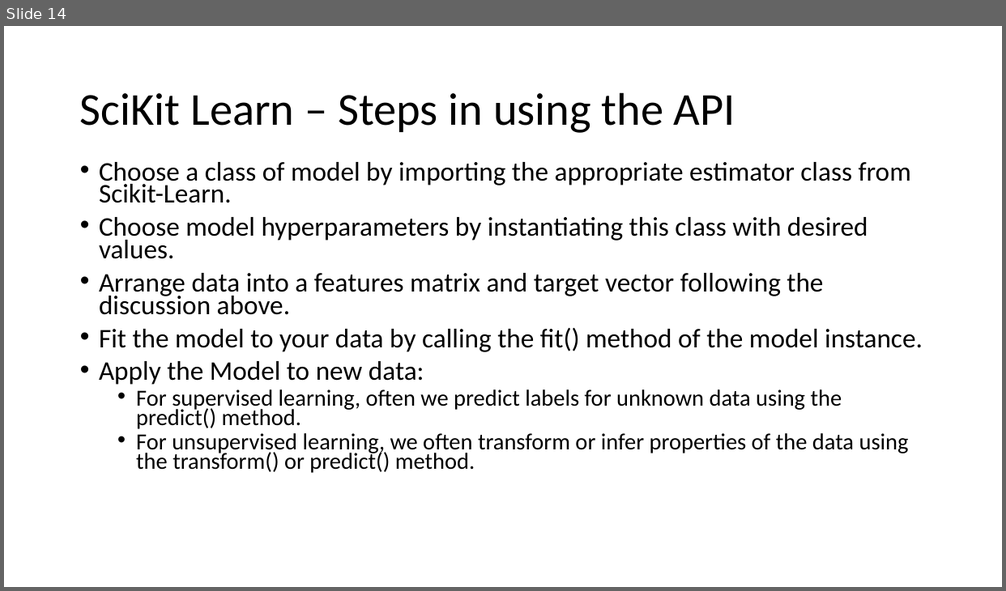
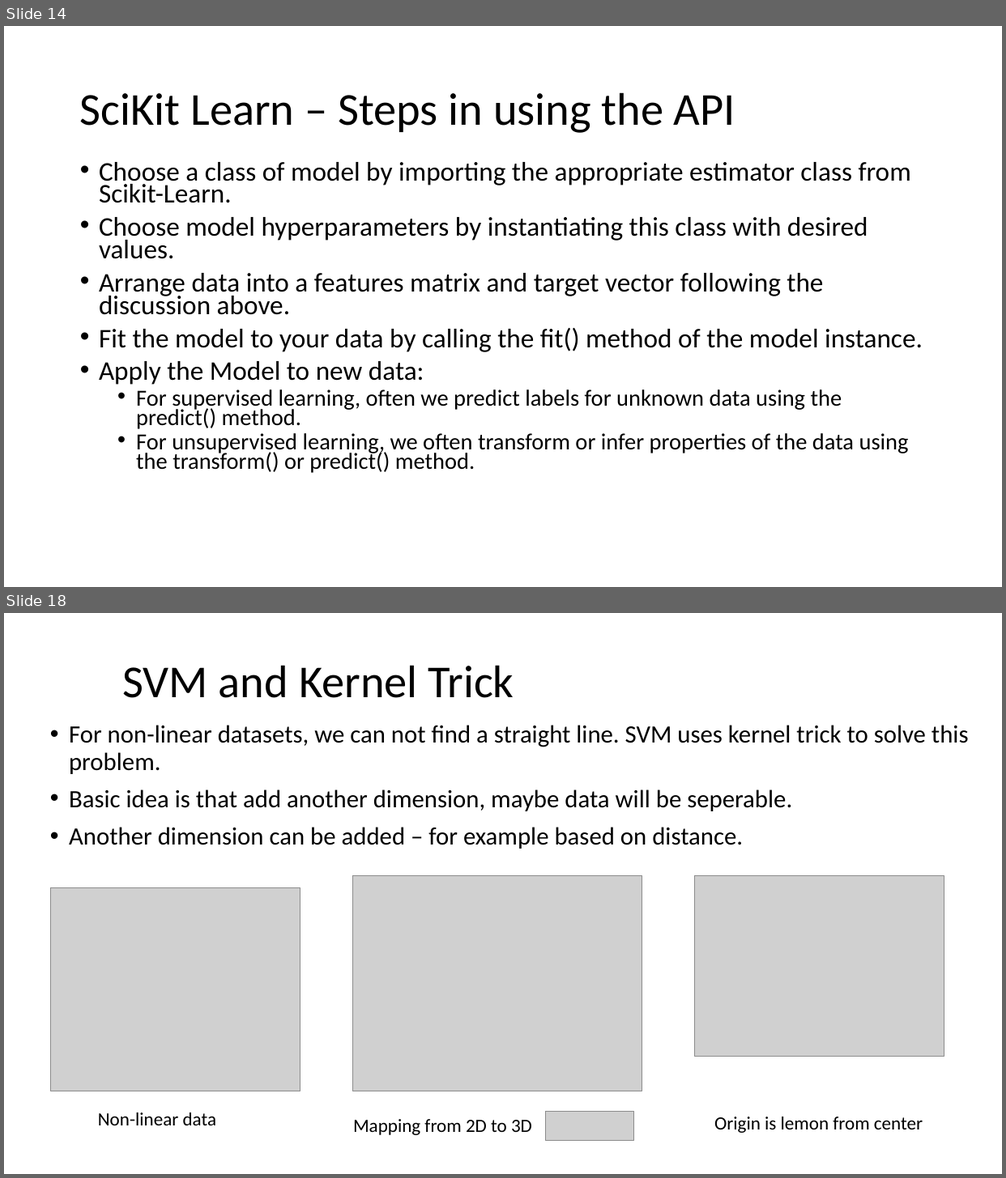
Before and after one commit to ppawar/ppawar.github.io, a slide deck: Spring2020/CSE351-S20/lectures/Python for Data Science - JakeVanderPlas.pptx. Shown one above the other, each under a label of ours: slide 14 before the commit, slides 14 and 18 after it; the slides between them are not shown. The pictures are 1006x591 and 1006x1178 pixels, drawn with LibreOffice and Linux fonts; fonts in the diff are those of the drawing; grey boxes stand for pictures. Boxes give left, top, right and bottom in pixels: in the first picture for what was removed or moved away, otherwise in the second. Text is boxed around its words. In the diff, an @@ line names an element or a change of style, - is before the commit and + after.

```diff
--- a/Spring2020/CSE351-S20/lectures/Python for Data Science - JakeVanderPlas.pptx
+++ b/Spring2020/CSE351-S20/lectures/Python for Data Science - JakeVanderPlas.pptx
@@ slide 18 added at box(4, 613, 1002, 1174), background #FFFFFF @@
@@ title added at box(122, 665, 513, 698), 44 pt, text #000000 @@
+SVM and Kernel Trick
@@ text added at box(69, 725, 969, 849), 24 pt, text #000000 @@
+• For non-linear datasets, we can not find a straight line. SVM uses kernel trick to solve this problem.
+• Basic idea is that add another dimension, maybe data will be seperable.
+• Another dimension can be added – for example based on distance.
@@ picture added at box(353, 876, 641, 1093) @@
@@ picture added at box(694, 876, 944, 1057) @@
@@ picture added at box(50, 888, 300, 1092) @@
@@ text added at box(98, 1113, 216, 1126), 18 pt, text #000000 @@
+Non-linear data
@@ text added at box(353, 1119, 532, 1135), 18 pt, text #000000 @@
+Mapping from 2D to 3D
@@ picture added at box(545, 1112, 633, 1140) @@
@@ text added at box(714, 1117, 923, 1133), 18 pt, text #000000 @@
+Origin is lemon from center
```
Also in this commit, not shown: 11 other slides added, 1 other file.
